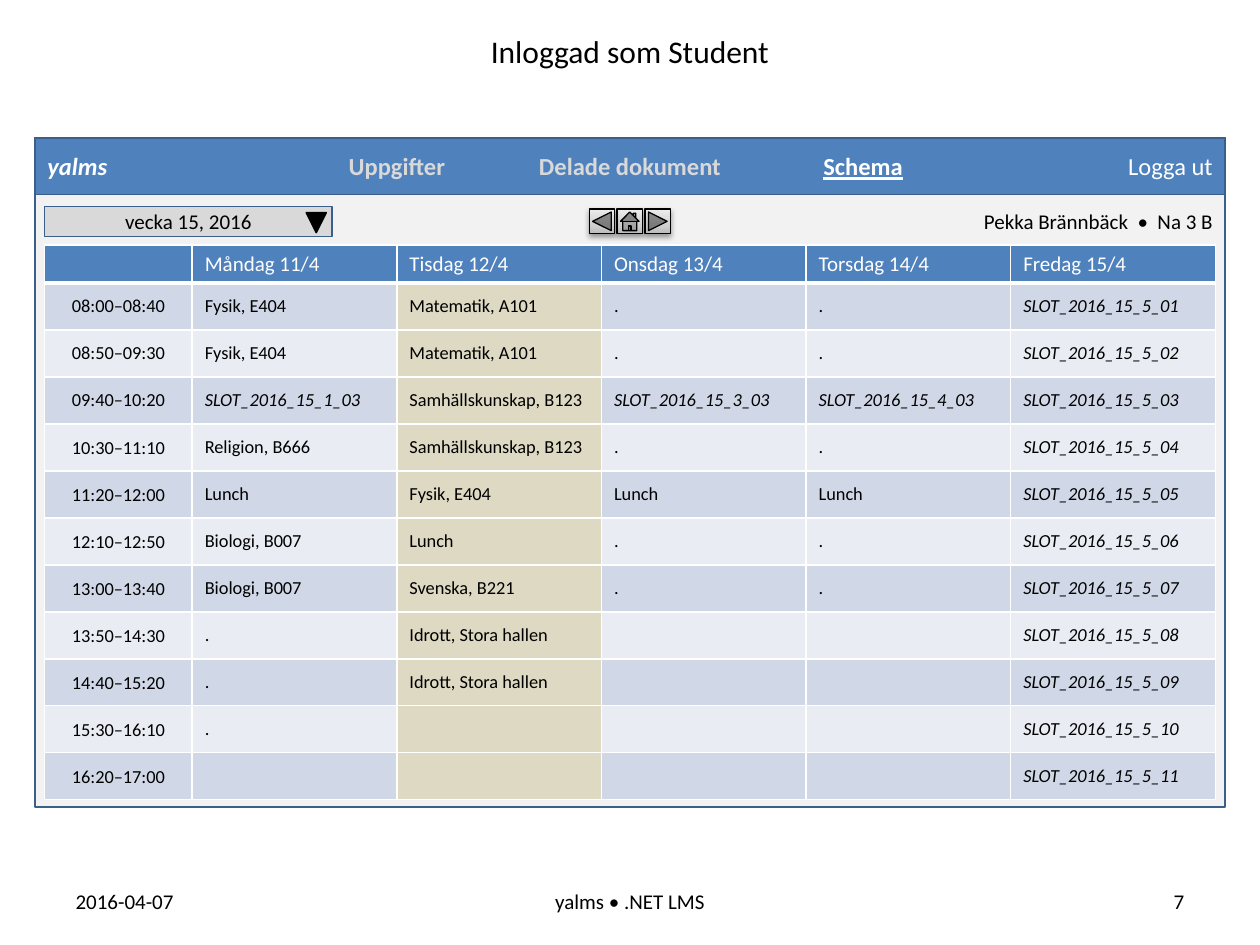
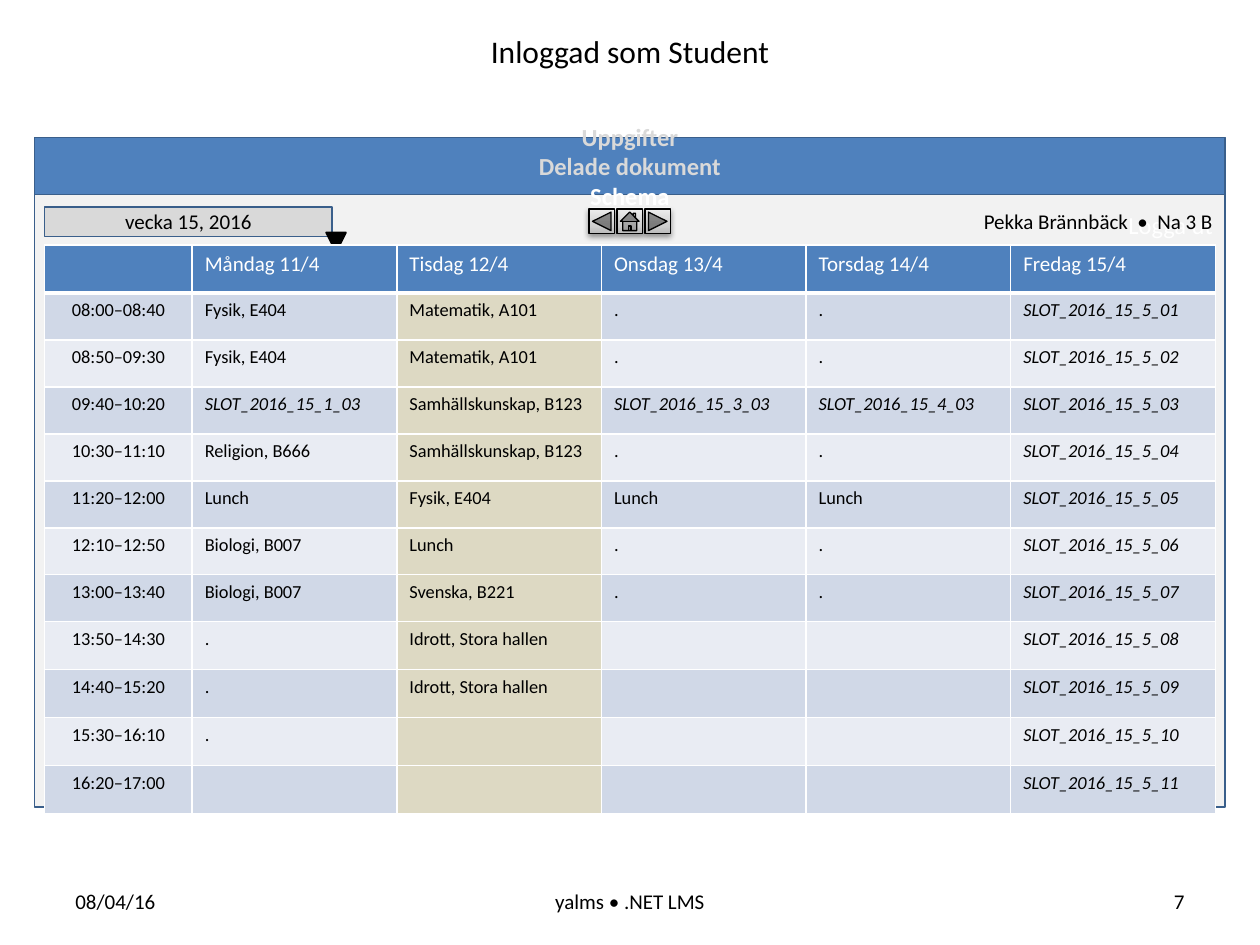
Before and after one commit to sc-elev/yalms, a slide deck: slide 7 of doc/Presentation_yalms.pptx. Drawn at 1260x945 pixels with LibreOffice and Linux fonts; fonts in the diff are those of the drawing. Boxes give left, top, right and bottom in pixels: in the first picture for what was removed or moved away, otherwise in the second. Text is boxed around its words. In the diff, an @@ line names an element or a change of style, - is before the commit and + after.

```diff
--- a/doc/Presentation_yalms.pptx
+++ b/doc/Presentation_yalms.pptx
@@ rectangle "yalms" at (x1=35, y1=137, x2=1226, y2=194): columns 5 to 1; outline #3A5F8C 1 pt to #3A5F8C 0.99 pt @@
@@ rectangle at (x1=35, y1=137, x2=1226, y2=806): outline #3A5F8C 1 pt to #3A5F8C 0.99 pt @@
@@ action button blank "vecka 15, 2016" at (x1=44, y1=207, x2=331, y2=237): outline #3A5F8C 1 pt to #3A5F8C 0.99 pt @@
@@ triangle moved from (x1=306, y1=213, x2=326, y2=233) to (x1=326, y1=233, x2=346, y2=253) @@
@@ triangle at (x1=326, y1=233, x2=346, y2=253): outline #000000 1 pt to #000000 0.99 pt; proportions changed @@
@@ table at (x1=44, y1=244, x2=1212, y2=799) @@
@@ fill #D0D8E8 to #D0D8E7 in 30 cells @@
@@ fill #E9EDF4 to #E9ECF3 in 25 cells @@
@@ borders changed @@
@@ text at (x1=75, y1=894, x2=155, y2=910): text changed @@
-2016-04-07
+08/04/16
```
Also in this commit, not shown: 20 other slides changed, 4 slides added.
